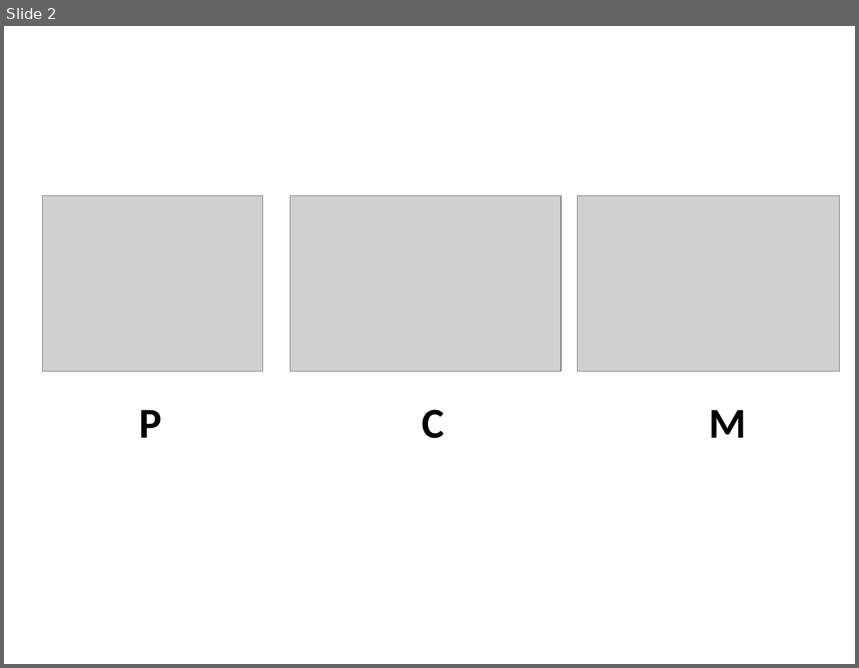
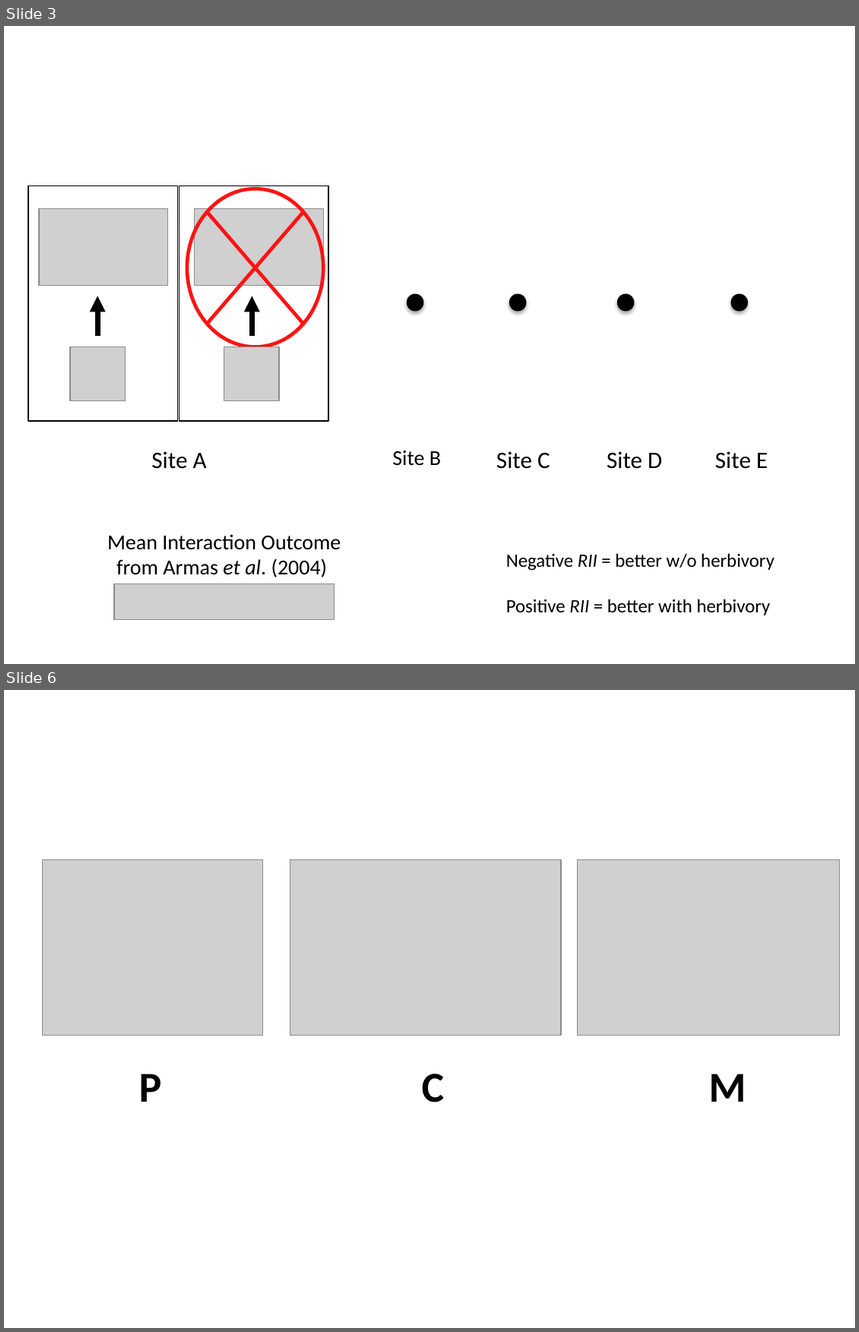
Before and after one commit to sckott/talks, a slide deck: ucalgarytalk/assets/Presentation2.pptx. Shown one above the other, each under a label of ours: slide 2 before the commit, slides 3 and 6 after it; the slides between them are not shown. The pictures are 859x668 and 859x1332 pixels, drawn with LibreOffice and Linux fonts; fonts in the diff are those of the drawing; grey boxes stand for pictures. Boxes give left, top, right and bottom in pixels: in the first picture for what was removed or moved away, otherwise in the second. Text is boxed around its words. In the diff, an @@ line names an element or a change of style, - is before the commit and + after.

```diff
--- a/ucalgarytalk/assets/Presentation2.pptx
+++ b/ucalgarytalk/assets/Presentation2.pptx
@@ slide 3 added at [4,26,855,664], background #FFFFFF @@
@@ rectangle added at [28,186,177,422], outline #000000 1 pt @@
@@ rectangle added at [180,186,329,422], outline #000000 1 pt @@
@@ freeform shape added at [187,189,323,347], outline #FF1212 3 pt @@
@@ picture added at [39,209,167,286] @@
@@ picture added at [195,209,323,286] @@
@@ arrow added from (97, 336) to (97, 296), #000000 4.5 pt @@
@@ arrow added from (252, 336) to (252, 296), #000000 4.5 pt @@
@@ ellipse added at [408,294,424,310], fill #000000, outline #000000 0.75 pt @@
@@ ellipse added at [509,294,526,310], fill #000000, outline #000000 0.75 pt @@
@@ ellipse added at [618,294,634,310], fill #000000, outline #000000 0.75 pt @@
@@ ellipse added at [732,294,748,310], fill #000000, outline #000000 0.75 pt @@
@@ picture added at [70,347,125,401] @@
@@ picture added at [224,347,279,401] @@
@@ text added at [151,452,207,469], 20 pt, text #000000 @@
+Site A
@@ text added at [392,450,441,466], 18 pt, text #000000 @@
+Site B
@@ text added at [496,452,550,469], 20 pt, text #000000 @@
+Site C
@@ text added at [607,452,662,469], 20 pt, text #000000 @@
+Site D
@@ text added at [715,452,768,469], 20 pt, text #000000 @@
+Site E
@@ text added at [107,534,341,578], 18 pt, text #000000 @@
+Mean Interaction Outcome
+from Armas et al. (2004)
@@ text added at [506,553,775,616], 16 pt, text #000000 @@
+Negative RII = better w/o herbivory
+Positive RII = better with herbivory
@@ picture added at [113,585,335,620] @@
@@ what was slide 2 is now slide 6 @@
```
Also in this commit, not shown: 4 other slides added, 1 slide removed, 17 other files.
